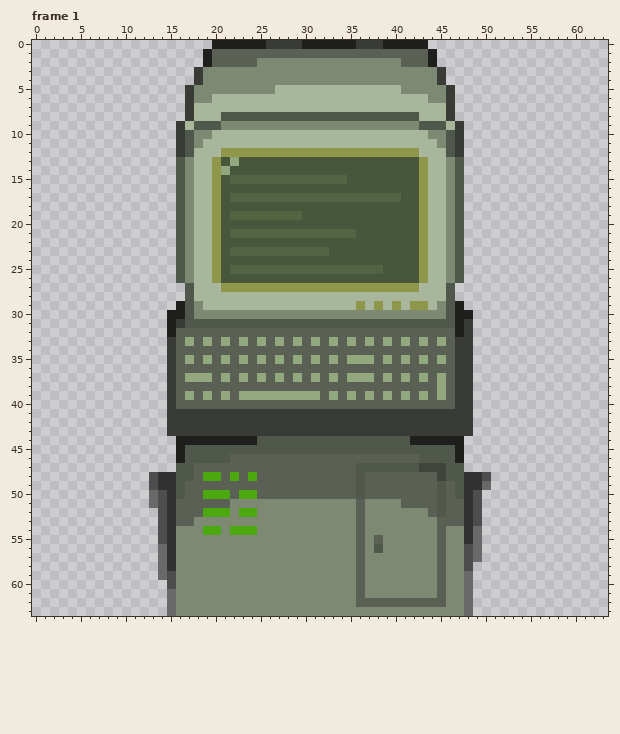
One commit to this pixel-art file: Interactables/Door/terminal.aseprite. The picture above was drawn from the file before the commit.
64x64 pixels, 2 frames. Colours within 5 levels of each other are drawn and written as one. Shown: frame 1. The commit also changed other frames, which this record leaves out.
And afterwards:
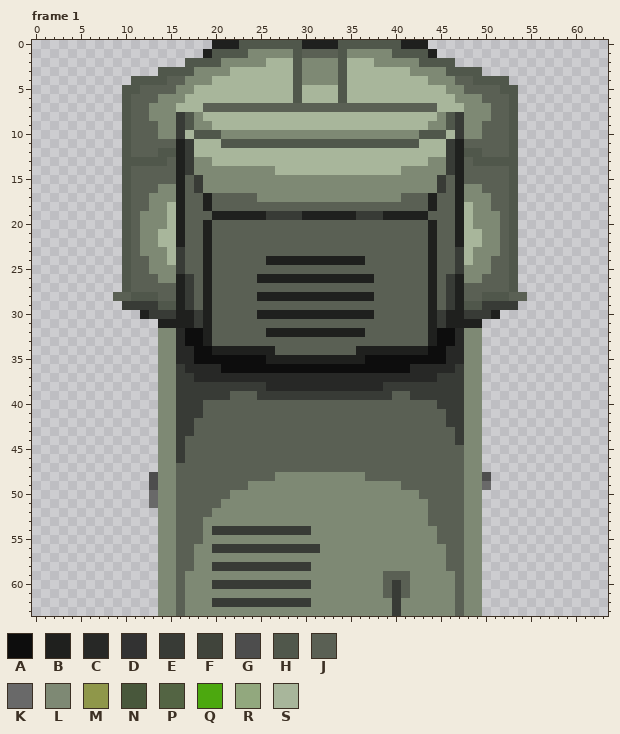
Palette (. is transparent): A #0d0d0d  B #1f201e  C #272826  D #323232  E #383b36  F #40443b  G #4d4d4d  H #50574b  J #5a6054  K #696969  L #7e8974  M #8f974a  N #48573b  P #536443  Q #4ca80f  R #92a87e  S #a8b69b
The edit:
layer "south" added
layer "west" added
layer "east" added
layer "north" added
layer "Layer 1" removed
Changed rows in their new state; - is an unchanged pixel.
Frame 1, layers "north", "east", "west":
first column x 9:
 0 --------------HHHHHHH----HHHHHHH--------------
 1 -----------HHHHLLLLLH----HLLLLLHHHH-----------
 2 --------HHHHLLLL-SSSH----HSSS---LLHHHH--------
 3 -----HHHHL---SSSSSSSH----HSSSSSSS---LHHHH-----
 4 --HHHHJJLL-SSSSSSSSSH----HSSSSSSSSS-LLJJHHHH--
 5 -HHJJJJLLSSSSSSSSS--H----H------SSSSSLLJJJJHH-
 6 -HJJJLLLSSS---------H----H---------SSSLLLJJJH-
 7 -HJJLLLSS-JJJJJJJJJJJJJJJJJJJJJJJJJJ-SSLLLJJH-
 8 -HJJLLLEHL--SSSSSSSSSSSSSSSSSSSSSS--LHELLLJJH-
 9 -HJJJLL-HLLSSSSSSSSSSSSSSSSSSSSSSSSLLH-LLJJJH-
10 -HJJJLL-SHHHLLLLLLLLLLLLLLLLLLLLLLHHHS-LLJJJH-
11 -HJJJJJBES--HHHHHHHHHHHHHHHHHHHHHH--SEBJJJJJH-
12 -HJJJHHBE---SSSSSSSSSSSSSSSSSSSSSS---EBHHJJJH-
13 -HHHHHJBELLSSSSSSSSSSSSSSSSSSSSSSSSLLEBJHHHHH-
14 -HJJJJJBELLLLLLLLLSSSSSSSSSSSSSSLLLLLEBJJJJJH-
15 -HJJJJJBJELLLLLLLLLLLLLLLLLLLLLLLLLLEJBJJJJJH-
16 -HJJJLLBJELLLLLLLLLLLLLLLLLLLLLLLLLLEJBLLJJJH-
17 -HJJLLLBJJBJJJJJLLLLLLLLLLLLLLLLJJJBJJBLLLJJH-
18 -HJJLLSBJJBJJJJJJJJJJJJJJJJJJJJJJJJBJJBSLLJJH-
19 -HJLLLSBJJJBBBBBBEEEEBBBBBBEEEBBBBBJJJBSLLLJH-
20 -HJLLLSBJJBJJJJJJJJJJJJJJJJJJJJJJJJBJJBSLLLJH-
21 -HJLLSSBJJBJJJJJJJJJJJJJJJJJJJJJJJJBJJBSSLLJH-
22 -HJLLSSBJJBJJJJJJJJJJJJJJJJJJJJJJJJBJJBSSLLJH-
23 -HJLLLSEJJBJJJJJJJJJJJJJJJJJJJJJJJJBJJESLLLJH-
24 -HJJLLSEJJBJJJJJJBBBBBBBBBBBJJJJJJJBJJESLLJJH-
25 -HJJLLLEJJBJJJJJJJJJJJJJJJJJJJJJJJJBJJELLLJJH-
26 -HJJJLLBEJBJJJJJBBBBBBBBBBBBBJJJJJJBJEBLLJJJH-
27 -HJJJJJBEJBJJJJJJJJJJJJJJJJJJJJJJJJBJEBJJJJJH-
28 JJHHHJJBEJBJJJJJBBBBBBBBBBBBBJJJJJJBJEBJJHHHJJ
29 -EEEEHH-EJBJJJJJJJJJJJJJJJJJJJJJJJJBJE-HHEEEE-
30 ---BEEE-BEBJJJJJBBBBBBBBBBBBBJJJJJJBEB-EEEB---
31 -----B-BBEBJJJJJJJJJJJJJJJJJJJJJJJJBEB-BB-----
32 -----LLCAAB------BBBBBBBBBBB-------BAACLL-----
33 -----LLCAAB-J-J-J-J-J-J-J-J-J-J-J-JBAACLL-----
34 -----LLCCAABBBBBBB---------BBBBBBBBAACCLL-----
35 -----LLCCAAAAAAAABBBBBBBBBBBAAAAAAAAACCLL-----
36 -----LLECCCCAAAAAAAAAAAAAAAAAAAAACCCCC-LL-----
37 -----LLEECCCCCCCCCCCCCCCCCCCCCCCCCCCEE-LL-----
38 -----LLEEEEEEEEEECCCCCCCCCCCCCEEEEEEEE-LL-----
39 -----LLEEEEEE-JJEEEEEEEEEEEEEEE-JEEEEE-LL-----
40 -----LLEEE--------------------------EE-LL-----
41 -----LL---JJJJJJJJJJJJJJJJJJJJJJJJJJJ--LL-----
42 -----LL--JJJJJJJJJJJJJJJJJJJJJJJJJJJJ--LL-----
43 -----LL--JJJJJJJJJJJJJJJJJJJJJJJJJJJJJ-LL-----
44 -----LLEJJJJJJJJJJJJJJJJJJJJJJJJJJJJJJELL-----
45 -----LLEJJJJJJJJJJJJJJJJJJJJJJJJJJJJJJJLL-----
46 -----LLEJJJJJ---------------------JJJJJLL-----
47 -----LLJJ------------------JJJJJJJJJJJJLL-----
48 -----LLJJ-JJ-J-J--LLLLLLLLLL--------JJJLL-----
49 -----LLJ-------LLLLLLLLLLLLLLLLL----J-JLL-----
50 -----LLJ--JJJLLLLLLLLLLLLLLLLLLLLL--J-JLL-----
51 -----LL-----L--------------L----LLL-J--LL-----
52 -----LL---JLL-LL-----------L--------J--LL-----
53 -----LL--J-----------------L-------J---LL-----
54 -----LLJJJLEEEEEEEEEEE-----L---------JJLL-----
55 -----LLJJJ-----------------L-L-------JJLL-----
56 -----LLJJ--EEEEEEEEEEEE----L-L------LJJLL-----
57 -----LLJJ------------------L--------LJJLL-----
58 -----LLJJ--EEEEEEEEEEE-----L--------LJJLL-----
59 -----LLJ-------------------L--JJJ---L-JLL-----
60 -----LLJ---EEEEEEEEEEE-----L--JEJ---L-JLL-----
61 -----LLJ-------------------L--JEJ---L-JLL-----
62 -----LLJ---EEEEEEEEEEE-----LLLLELLLLL-JLL-----
63 -----LLJ-----------------------E------JLL-----
Pixel boxes of the changes (left, top, right, bottom) in both pictures:
changed: (113, 40, 527, 616)
